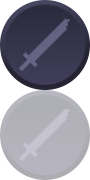
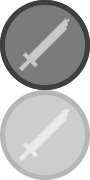
The second 90 x 180 image is a revision of the first. Changes to its layers:
hid "Слой 1 копия" over left=0, top=90, right=90, bottom=180
added layer "Слой 1 копия 3" (38%) above "Слой 1 копия 2" over left=0, top=90, right=90, bottom=180
added layer "Слой 1 копия 2" (78%) above "Эллипс 1 копия" over left=19, top=18, right=70, bottom=72
added layer "Эллипс 1 копия" above "Слой 1" over left=0, top=0, right=90, bottom=90
